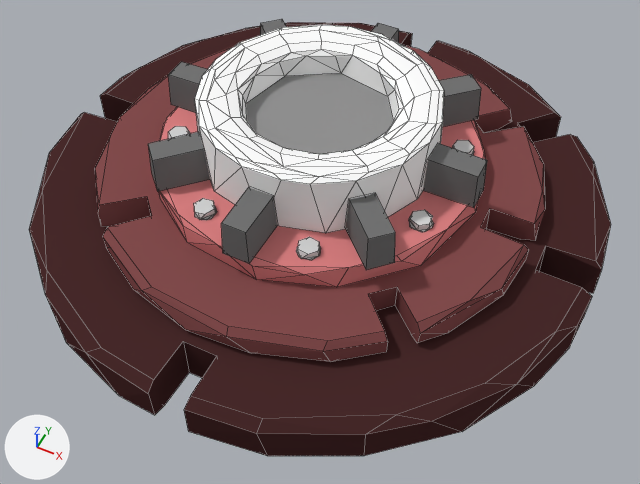
An edit to the Blender file assets/Enemy1.blend, drawn before and after from the same camera.
Both versions are drawn from a 50 mm camera at (0.505, -1.009, 1.127) aimed at (0.027, -0.054, -0.066). Every picture has the same lights, and +X, +Y and +Z are marked at lower left. Mesh edges are drawn as thin lines.

Script lines for the objects in view, before the commit:
```python
me_cylinder_009 = bpy.data.meshes.new('Cylinder.009')
me_cylinder_009.from_pydata(...)  # 761 vertices, 780 faces; spans x -0.99..0.99, y -0.99..0.99, z -5.42..5.54
# faces by material slot: [234, 91, 168, 1, 53, 185, 48]
me_cylinder_009.materials.append(mat_basebase)  # brown #482a2b
me_cylinder_009.materials.append(mat_base)  # brown #834d4e
me_cylinder_009.materials.append(mat_material_005)  # white #ffffff
me_cylinder_009.materials.append(mat_core_001)  # grey #929292
me_cylinder_009.materials.append(mat_material_004)  # pink #db8082
me_cylinder_009.materials.append(mat_bolt_001)  # light grey #d3d3d3
me_cylinder_009.materials.append(mat_material_006)  # grey #737373
ob_enemy1 = bpy.data.objects.new('enemy1', me_cylinder_009)
ob_enemy1.location = (0.0, 0.0, -0.013)
ob_enemy1.scale = (0.503, 0.502, 0.0422)
```
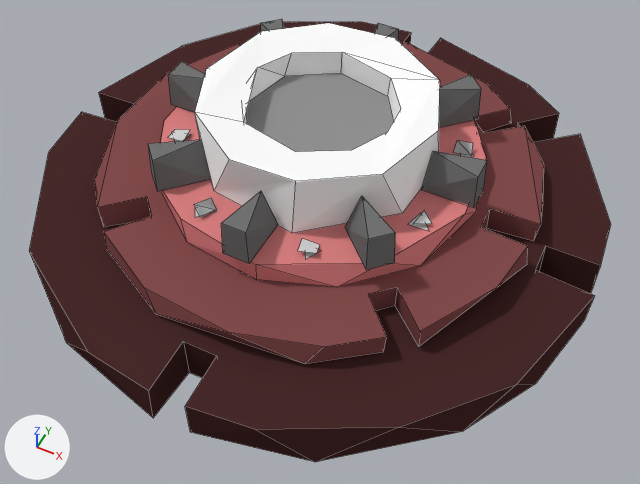
Pixel boxes (x1, y1, x2, y2) of what changed, in the pictures (640 x 484 px):
'enemy1', reshaped, moved, rescaled
    before: (29, 19, 611, 456)
    after: (29, 19, 611, 462)
part 1 of me_cylinder_009, deleted
    before: (95, 19, 545, 362)
part 2 of me_cylinder_009, built on (brown)
    before: (29, 22, 611, 456)

The edits, one by one:
me_cylinder_009 is used by ob_enemy1; location (0.0, 0.0, -0.013); scale (0.503, 0.502, 0.0422).
me_cylinder_009 had 761 vertices, 780 faces and spanned x -0.99..0.99, y -0.99..0.99, z -5.42..5.54.
me_cylinder_009 now has 351 vertices, 267 faces and spans x -0.5..0.5, y -0.5..0.5, z -0.24..0.22.
me_cylinder_009 part 1: 29 loose pieces with 638 vertices, spanning x -0.77..0.76, y -0.77..0.77, z -5.42..5.54, are deleted.
me_cylinder_009 part 2: 123 vertices removed from x -0.99..0.99, y -0.99..0.99, z -1.0..1.0; 351 vertices added at x -0.5..0.5, y -0.5..0.5, z -0.24..0.22.
Object 'enemy1' (ob_enemy1) is rescaled from (0.503, 0.502, 0.0422) to (1.0, 1.0, 1.0).
Object 'enemy1' (ob_enemy1) moves from (0.0, 0.0, -0.013) to (0.0, 0.0, 0.0).
